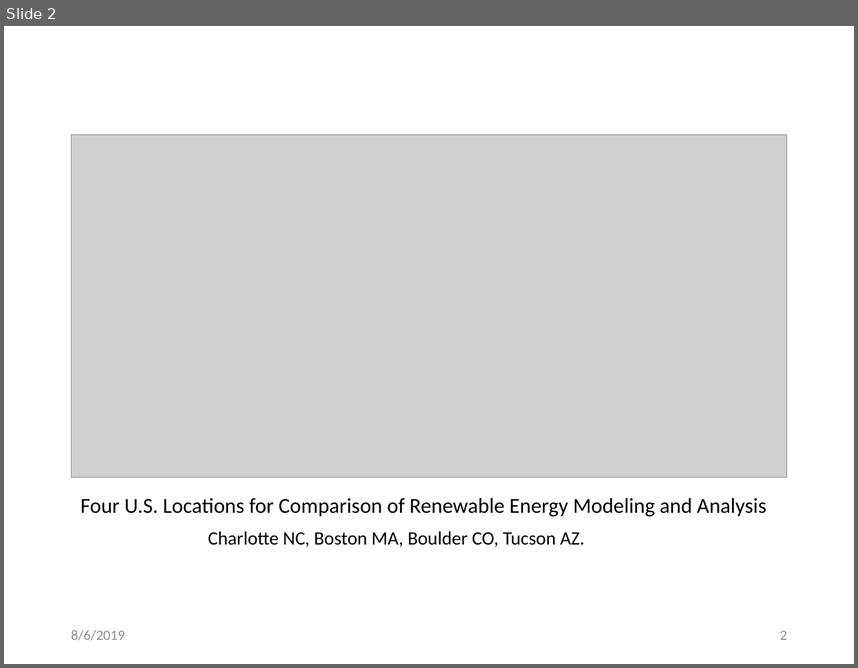
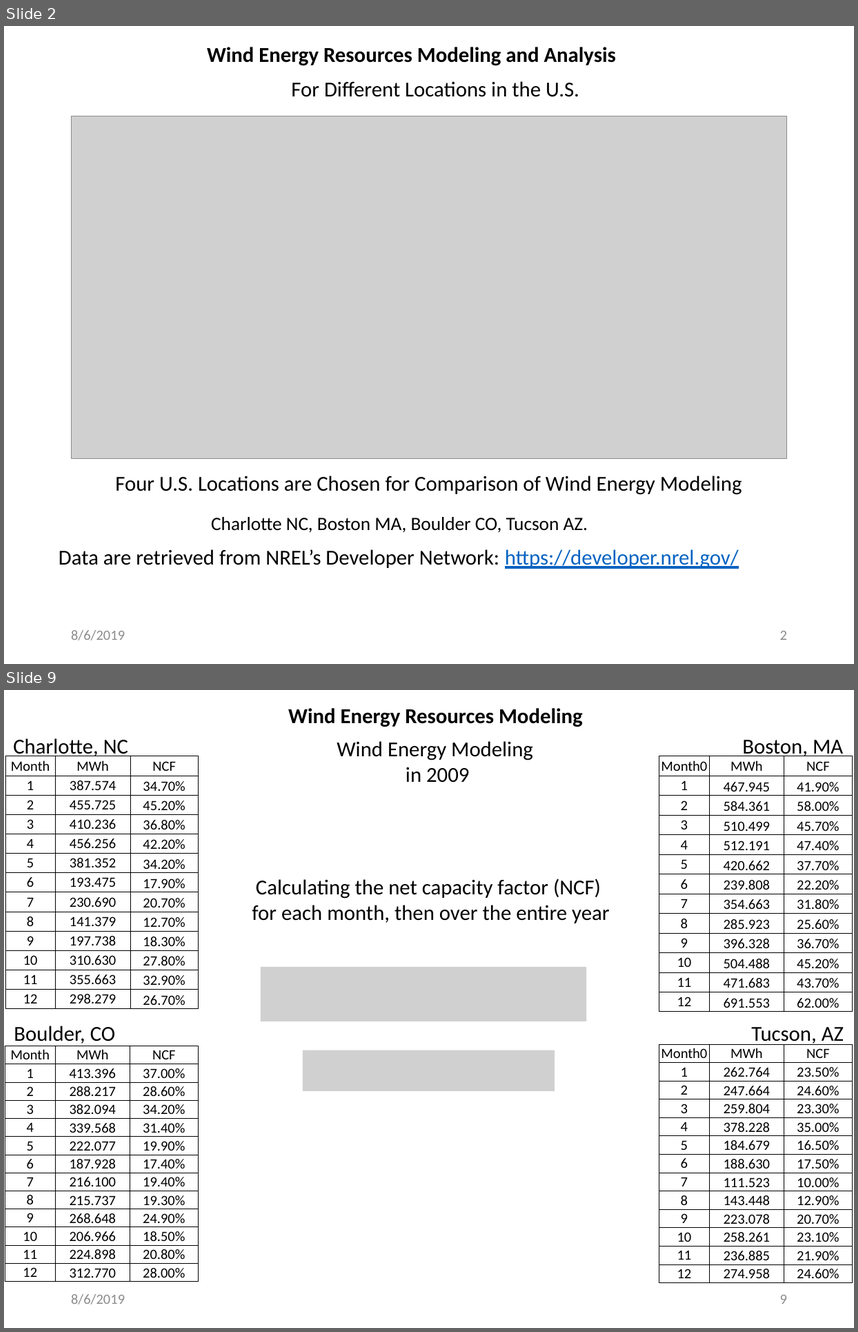
Before and after one commit to mhdella/Renewable-Energy-Analytics, a slide deck: wind_solar_time_series_analysis/Wind_Energy_Modeling_Analysis.pptx. Shown one above the other, each under a label of ours: slide 2 before the commit, slides 2 and 9 after it; the slides between them are not shown. The pictures are 858x668 and 858x1332 pixels, drawn with LibreOffice and Linux fonts; fonts in the diff are those of the drawing; grey boxes stand for pictures. Boxes give left, top, right and bottom in pixels: in the first picture for what was removed or moved away, otherwise in the second. Text is boxed around its words. In the diff, an @@ line names an element or a change of style, - is before the commit and + after.

Commit message:
wind_solar_modeling
This folder include codes, presentations and other files

```diff
--- a/wind_solar_time_series_analysis/Wind_Energy_Modeling_Analysis.pptx
+++ b/wind_solar_time_series_analysis/Wind_Energy_Modeling_Analysis.pptx
@@ slide 9 added at <box>4,690,854,1328</box>, background #FFFFFF @@
@@ text added at <box>288,708,583,727</box>, 18 pt, text #000000, bold @@
+Wind Energy Resources Modeling
@@ text added at <box>13,738,128,759</box>, 18 pt, text #000000 @@
+Charlotte, NC
@@ text added at <box>337,741,533,782</box>, 18 pt, text #000000 @@
+Wind Energy Modeling
+in 2009
@@ text added at <box>742,740,843,759</box>, 18 pt, text #000000 @@
+Boston, MA
@@ table added at <box>5,756,199,1012</box>, 13 rows, 3 columns @@
+Month | MWh | NCF
+1 | 387.574 | 34.70%
+2 | 455.725 | 45.20%
+3 | 410.236 | 36.80%
+4 | 456.256 | 42.20%
+5 | 381.352 | 34.20%
+6 | 193.475 | 17.90%
+7 | 230.690 | 20.70%
+8 | 141.379 | 12.70%
+9 | 197.738 | 18.30%
+10 | 310.630 | 27.80%
+11 | 355.663 | 32.90%
+12 | 298.279 | 26.70%
@@ table added at <box>660,756,853,1014</box>, 13 rows, 3 columns @@
+Month0 | MWh | NCF
+1 | 467.945 | 41.90%
+2 | 584.361 | 58.00%
+3 | 510.499 | 45.70%
+4 | 512.191 | 47.40%
+5 | 420.662 | 37.70%
+6 | 239.808 | 22.20%
+7 | 354.663 | 31.80%
+8 | 285.923 | 25.60%
+9 | 396.328 | 36.70%
+10 | 504.488 | 45.20%
+11 | 471.683 | 43.70%
+12 | 691.553 | 62.00%
@@ text added at <box>252,878,609,923</box>, 18 pt, text #000000 @@
+Calculating the net capacity factor (NCF)
+for each month, then over the entire year
@@ picture added at <box>261,966,586,1021</box> @@
@@ text added at <box>14,1025,116,1046</box>, 18 pt, text #000000 @@
+Boulder, CO
@@ text added at <box>751,1027,844,1046</box>, 18 pt, text #000000 @@
+Tucson, AZ
@@ table added at <box>5,1045,198,1284</box>, 13 rows, 3 columns @@
+Month | MWh | NCF
+1 | 413.396 | 37.00%
+2 | 288.217 | 28.60%
+3 | 382.094 | 34.20%
+4 | 339.568 | 31.40%
+5 | 222.077 | 19.90%
+6 | 187.928 | 17.40%
+7 | 216.100 | 19.40%
+8 | 215.737 | 19.30%
+9 | 268.648 | 24.90%
+10 | 206.966 | 18.50%
+11 | 224.898 | 20.80%
+12 | 312.770 | 28.00%
@@ picture added at <box>302,1049,554,1090</box> @@
@@ table added at <box>660,1044,853,1283</box>, 13 rows, 3 columns @@
+Month0 | MWh | NCF
+1 | 262.764 | 23.50%
+2 | 247.664 | 24.60%
+3 | 259.804 | 23.30%
+4 | 378.228 | 35.00%
+5 | 184.679 | 16.50%
+6 | 188.630 | 17.50%
+7 | 111.523 | 10.00%
+8 | 143.448 | 12.90%
+9 | 223.078 | 20.70%
+10 | 258.261 | 23.10%
+11 | 236.885 | 21.90%
+12 | 274.958 | 24.60%
@@ text added at <box>71,1294,125,1304</box>, 12 pt, text #8C8C8C @@
+8/6/2019
@@ page number added at <box>780,1294,787,1303</box>, 12 pt, text #8C8C8C @@
+9
@@ slide 2 changed as well @@
@@ text added at <box>207,47,616,66</box>, 18 pt, text #000000, bold @@
+Wind Energy Resources Modeling and Analysis
@@ text added at <box>291,81,579,97</box>, 18 pt, text #000000 @@
+For Different Locations in the U.S.
@@ picture: place and size @@
-picture at <box>71,135,787,477</box>
+picture at <box>71,116,787,459</box>
@@ text at <box>115,475,742,495</box>: text changed @@
-Four U.S. Locations for Comparison of Renewable Energy Modeling and Analysis
+Four U.S. Locations are Chosen for Comparison of Wind Energy Modeling
@@ text "Charlotte NC, Boston MA, Boulder ...": place and size @@
-text "Charlotte NC, Boston MA, Boulder ..." at <box>208,531,585,547</box>
+text "Charlotte NC, Boston MA, Boulder ..." at <box>211,517,588,532</box>
@@ text added at <box>59,549,739,568</box>, 18 pt, text #000000 @@
+Data are retrieved from NREL’s Developer Network: https://developer.nrel.gov/
```
Also in this commit, not shown: 6 other slides changed, 3 other slides added, 39 slides removed, 29 other files.
